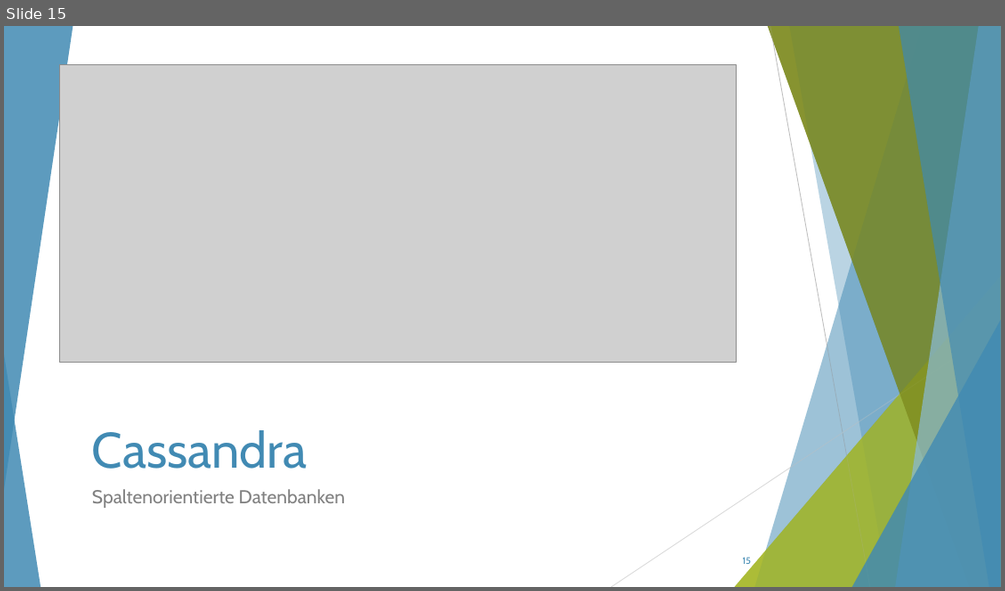
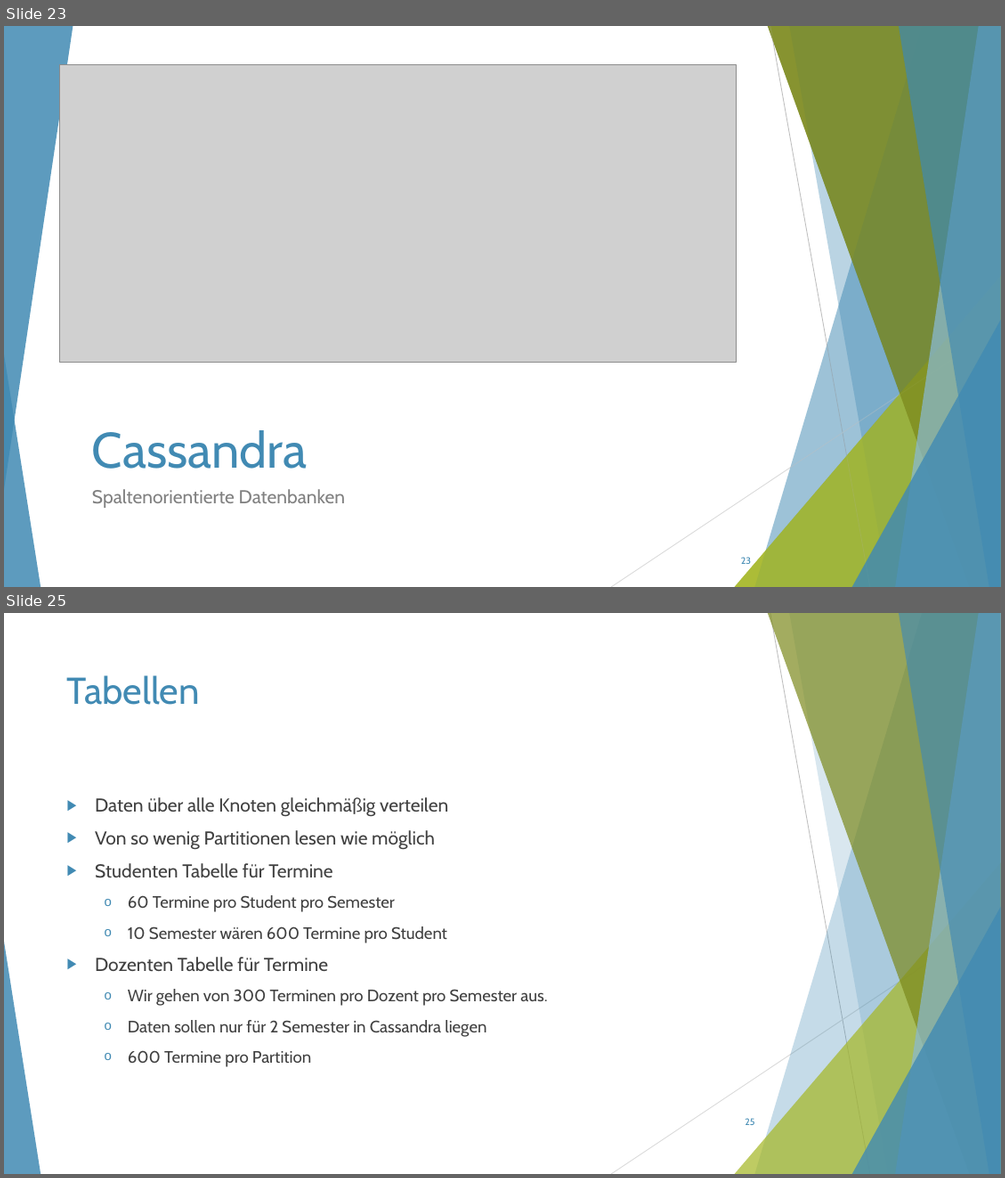
Before and after one commit to ThorbenKonopka/ModerneDB, a slide deck: Präsentation.pptx. Shown one above the other, each under a label of ours: slide 15 before the commit, slides 23 and 25 after it; the slides between them are not shown. The pictures are 1005x591 and 1005x1178 pixels, drawn with LibreOffice and Linux fonts; fonts in the diff are those of the drawing; grey boxes stand for pictures. Boxes give left, top, right and bottom in pixels: in the first picture for what was removed or moved away, otherwise in the second. Text is boxed around its words. In the diff, an @@ line names an element or a change of style, - is before the commit and + after.

```diff
--- a/Präsentation.pptx
+++ b/Präsentation.pptx
@@ slide 25 added at box(4, 613, 1001, 1174), background #FFFFFF; not listed: 8 template elements that a slide beside it also shows @@
@@ line added from (770, 613) to (870, 1174), #BFBFBF 0.75 pt @@
@@ title added at box(67, 675, 200, 705), 36 pt, text #418AB3 @@
+Tabellen
@@ text added at box(95, 797, 547, 1067), 16 pt, text #404040 @@
+▶ Daten über alle Knoten gleichmäßig verteilen
+▶ Von so wenig Partitionen lesen wie möglich
+▶ Studenten Tabelle für Termine
+  o 60 Termine pro Student pro Semester
+  o 10 Semester wären 600 Termine pro Student
+▶ Dozenten Tabelle für Termine
+  o Wir gehen von 300 Terminen pro Dozent pro Semester aus.
+  o Daten sollen nur für 2 Semester in Cassandra liegen
+  o 600 Termine pro Partition
@@ line added from (1001, 915) to (611, 1174), #D9D9D9 0.75 pt @@
@@ page number added at box(744, 1118, 754, 1125), 9 pt, text #418AB3 @@
+25
@@ what was slide 15 is now slide 23 @@
@@ page number at box(741, 556, 751, 564): text changed @@
-15
+23
```
Also in this commit, not shown: 9 slides changed, 28 other slides added, 5 slides removed, 1 other file.
